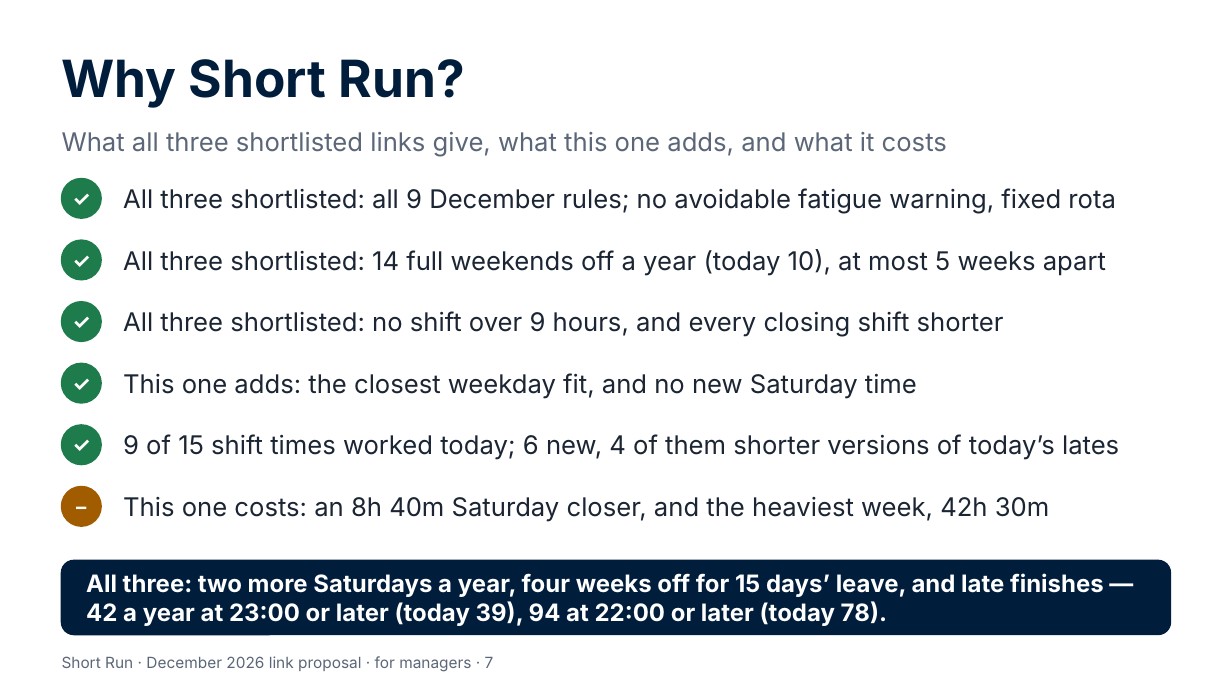
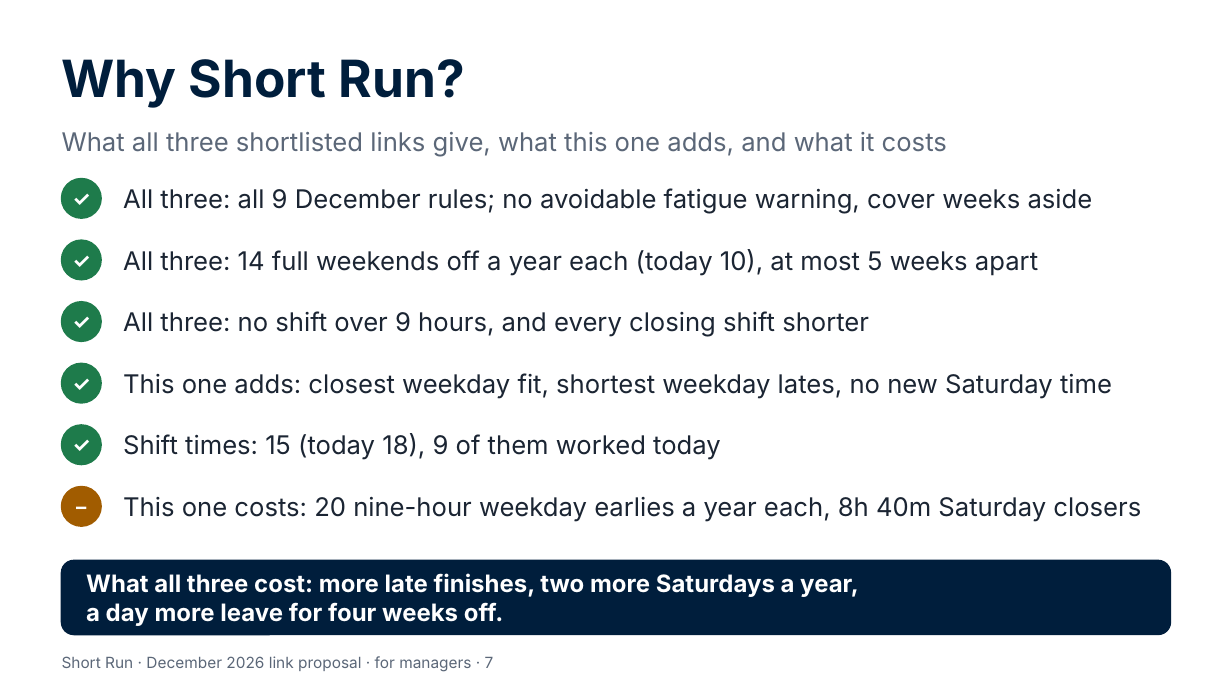
Before and after one commit to Garethdavidmiller/roster-app, a slide deck: slide 7 of docs/links-26/presentations/Short-Run-for-managers.pptx. Drawn at 1232x693 pixels with LibreOffice and Linux fonts; fonts in the diff are those of the drawing. Boxes give left, top, right and bottom in pixels: in the first picture for what was removed or moved away, otherwise in the second. Text is boxed around its words. In the diff, an @@ line names an element or a change of style, - is before the commit and + after.

```diff
--- a/docs/links-26/presentations/Short-Run-for-managers.pptx
+++ b/docs/links-26/presentations/Short-Run-for-managers.pptx
@@ text at box(123, 188, 1093, 214): text changed @@
-All three shortlisted: all 9 December rules; no avoidable fatigue warning, fixed rota
+All three: all 9 December rules; no avoidable fatigue warning, cover weeks aside
@@ text at box(123, 249, 1038, 275): text changed @@
-All three shortlisted: 14 full weekends off a year (today 10), at most 5 weeks apart
+All three: 14 full weekends off a year each (today 10), at most 5 weeks apart
@@ text at box(123, 311, 869, 337): text changed @@
-All three shortlisted: no shift over 9 hours, and every closing shift shorter
+All three: no shift over 9 hours, and every closing shift shorter
@@ text at box(123, 373, 1112, 399): text changed @@
-This one adds: the closest weekday fit, and no new Saturday time
+This one adds: closest weekday fit, shortest weekday lates, no new Saturday time
@@ text at box(123, 433, 721, 460): text changed @@
-9 of 15 shift times worked today; 6 new, 4 of them shorter versions of today’s lates
+Shift times: 15 (today 18), 9 of them worked today
@@ text at box(123, 497, 1141, 522): text changed @@
-This one costs: an 8h 40m Saturday closer, and the heaviest week, 42h 30m
+This one costs: 20 nine-hour weekday earlies a year each, 8h 40m Saturday closers
@@ text at box(86, 573, 859, 626): text changed @@
-All three: two more Saturdays a year, four weeks off for 15 days’ leave, and late finishes — 42 a year at 23:00 or later (today 39), 94 at 22:00 or later (today 78).
+What all three cost: more late finishes, two more Saturdays a year, a day more leave for four weeks off.
```
Also in this commit, not shown: 9 other slides changed, 35 other files.
